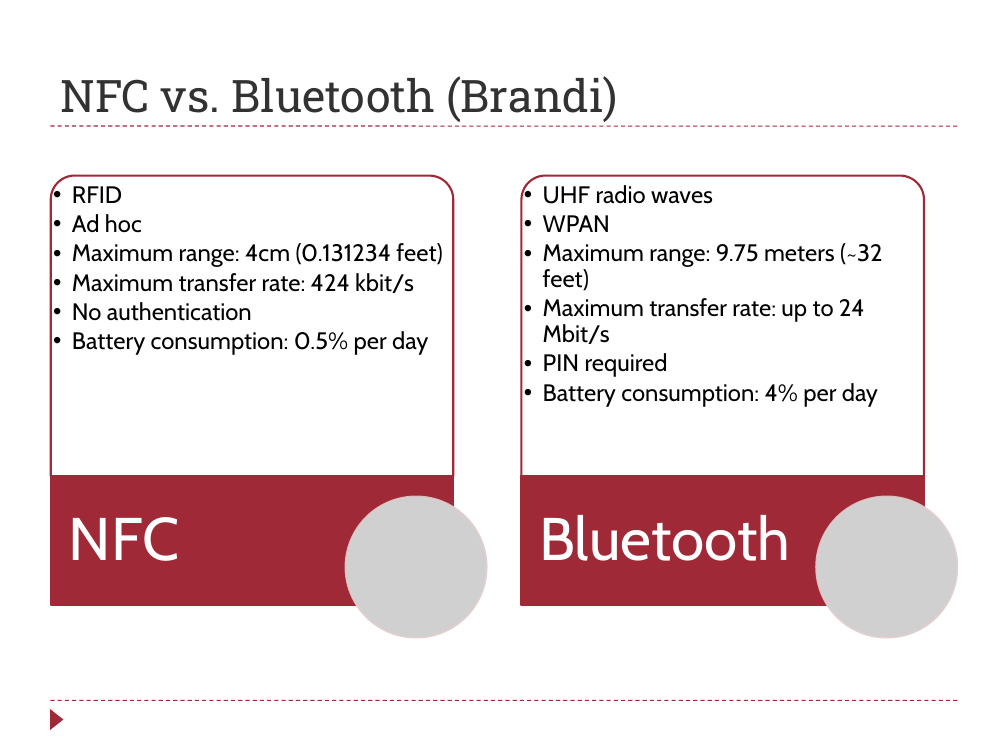
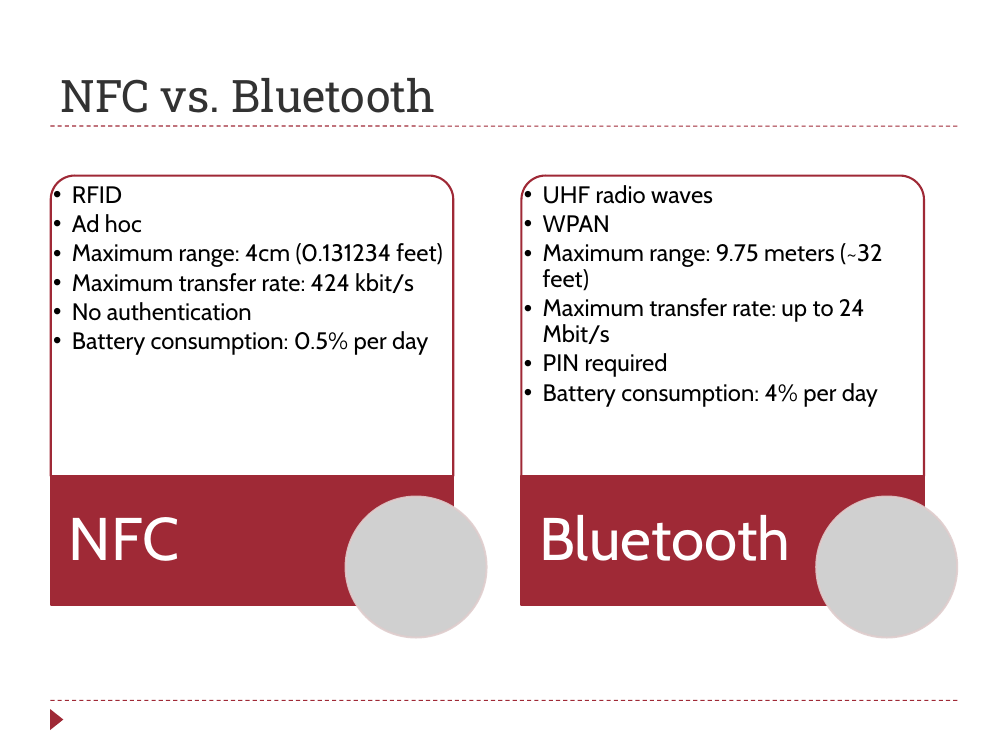
Before and after one commit to raikesd/NFCProject, a slide deck: slide 9 of NFC_brandi.pptx. Drawn at 1008x756 pixels with LibreOffice and Linux fonts; fonts in the diff are those of the drawing; grey boxes stand for pictures. Boxes give left, top, right and bottom in pixels: in the first picture for what was removed or moved away, otherwise in the second. Text is boxed around its words. In the diff, an @@ line names an element or a change of style, - is before the commit and + after.

```diff
--- a/NFC_brandi.pptx
+++ b/NFC_brandi.pptx
@@ title at [60,78,435,113]: text changed @@
-NFC vs. Bluetooth (Brandi)
+NFC vs. Bluetooth
```
Also in this commit, not shown: 6 other slides changed, 1 slide added, 1 slide removed, 17 other files.
